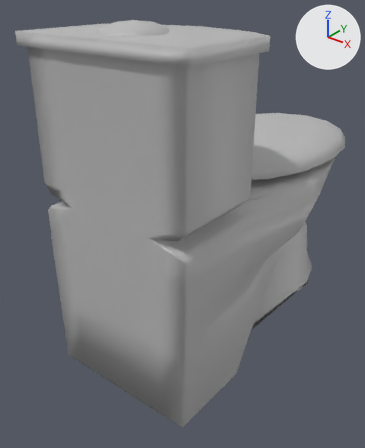
Before and after pictures for a commit that changed the FBX model ggj2019/Assets/Models/Toilet.fbx.
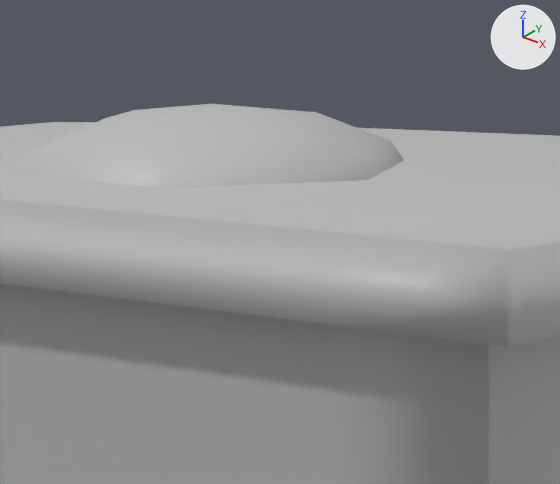
The first picture shows the older version from a 50 mm camera at (-5.37, -3.36, -0.43) aimed at (-7.09, -1.22, -1.76). The close-ups show both versions on the part from 25% to 55% of the width and 0% to 21% of the height of that picture; other places that the commit changed are outside them. Arrows for +X, +Y and +Z are at upper right; the lights stay in place. Where no turn or scale is listed for an object, it has been applied to the vertices.

In view in the first close-up: 'body', 'flush'.
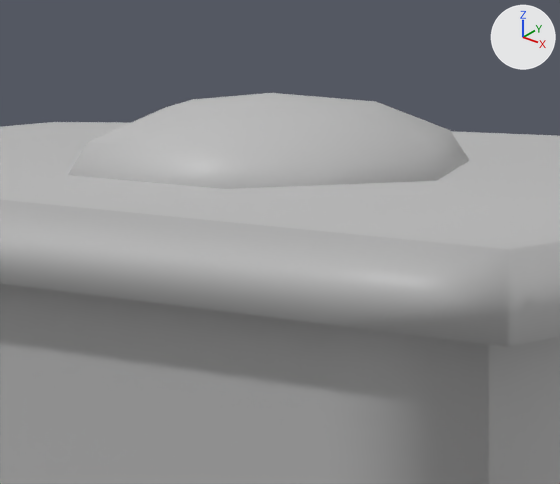
The newer file is also turned or shifted as a whole; pictures and numbers use the older file's frame.

What differs and where, as boxes (x1, y1, x2, y2) in the close-ups (560 x 484 px):
'flush', moved
    before: (14, 104, 404, 188)
    after: (68, 93, 470, 189)

Edits to the bpy script that builds the scene:
```text
Change ob_flush:
    ob_flush.location: (-6.971, -1.693, -0.656) -> (-6.932, -1.664, -0.648)
```
